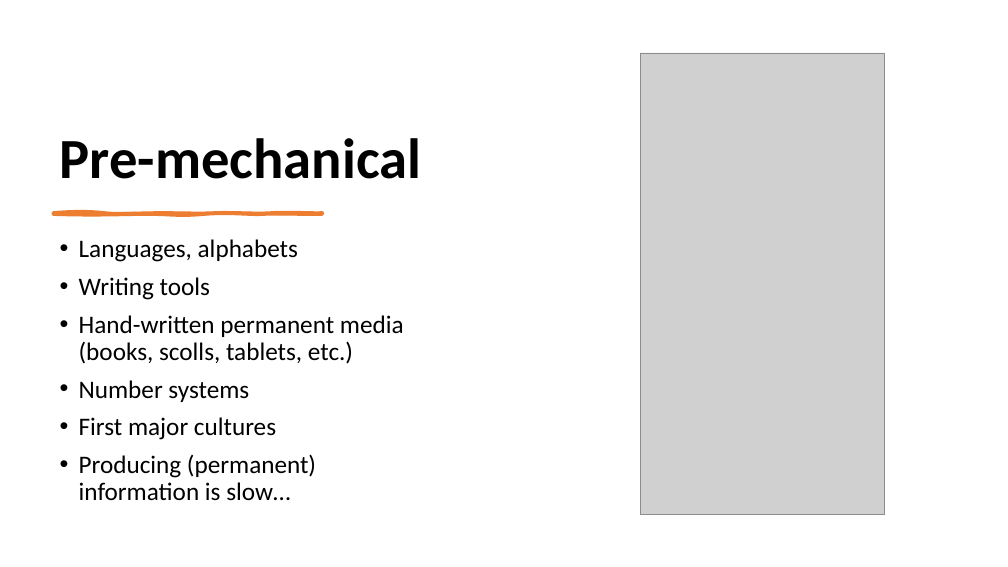
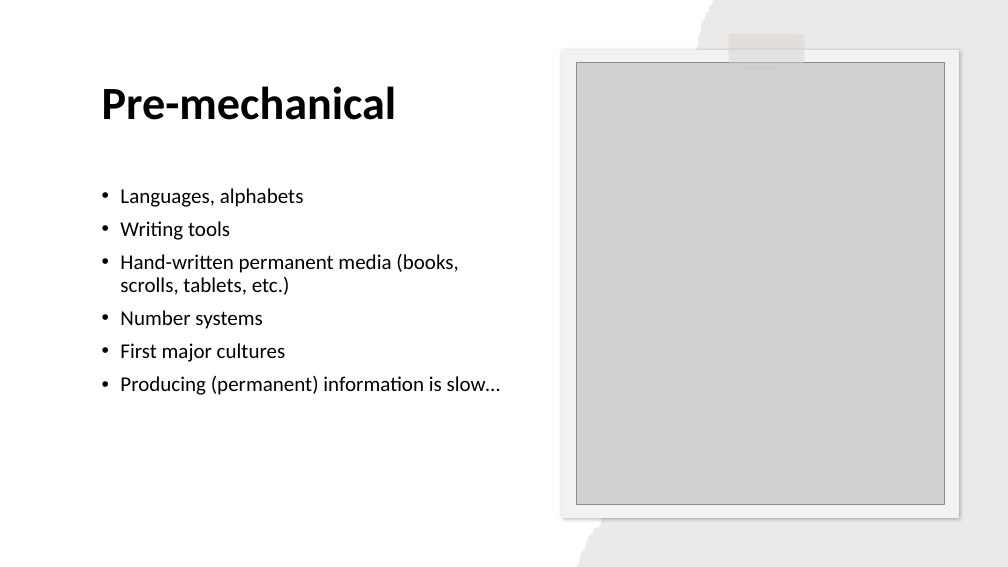
Before and after one commit to perslaursen/OOProg22, a slide deck: slide 7 of Chap/Start/Presentations/IT-Intro2022.pptx. Drawn at 1008x567 pixels with LibreOffice and Linux fonts; fonts in the diff are those of the drawing; grey boxes stand for pictures. Boxes give left, top, right and bottom in pixels: in the first picture for what was removed or moved away, otherwise in the second. Text is boxed around its words. In the diff, an @@ line names an element or a change of style, - is before the commit and + after.

```diff
--- a/Chap/Start/Presentations/IT-Intro2022.pptx
+++ b/Chap/Start/Presentations/IT-Intro2022.pptx
@@ freeform shape added at (577,0,1008,567), fill #82766A at 15% opacity @@
@@ title "Pre-mechanical": place and size @@
-title "Pre-mechanical" at (60,138,422,179)
+title "Pre-mechanical" at (102,86,397,120)
@@ title "Pre-mechanical" at (102,86,397,120): size 54 to 44 pt; vertical alignment bottom to middle @@
@@ freeform shape added at (562,50,959,518), fill #F2F2F2 @@
@@ freeform shape added at (728,34,805,69), fill #D9D4D0 at 50% opacity @@
@@ picture: place and size @@
-picture at (640,53,884,514)
+picture at (577,62,945,505)
@@ text "Languages, alphabets": place and size @@
-text "Languages, alphabets" at (79,239,404,501)
+text "Languages, alphabets" at (120,188,501,395)
@@ text at (120,188,501,395): size 24 to 20 pt in "Languages, alphabets", "Writing tools", "Number systems", "First major cultures" and 1 more places @@
@@ freeform shape removed at (53,212,322,214) @@
@@ text at (120,254,458,295): text changed; size 24 to 20 pt @@
-• Hand-written permanent media (books, scolls, tablets, etc.)
+• Hand-written permanent media (books, scrolls, tablets, etc.)
```
Also in this commit, not shown: 13 other slides changed, 8 other files.
